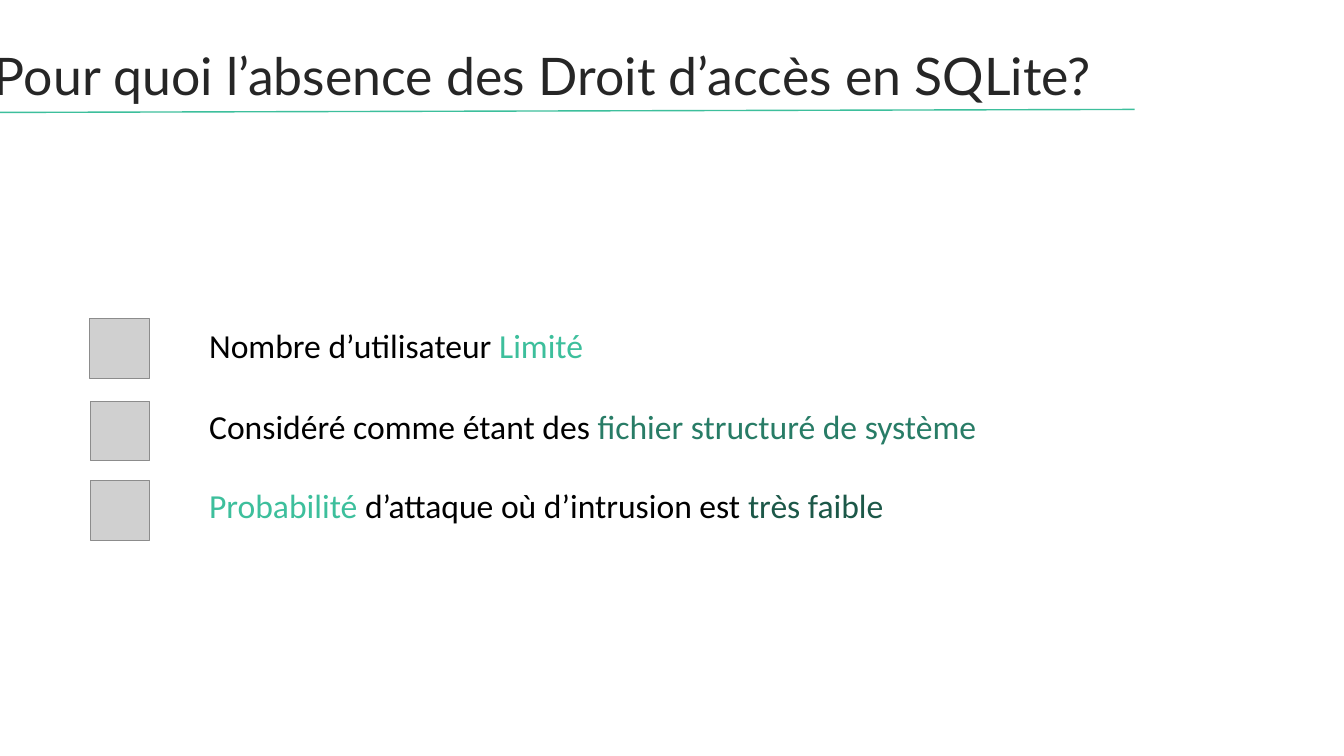
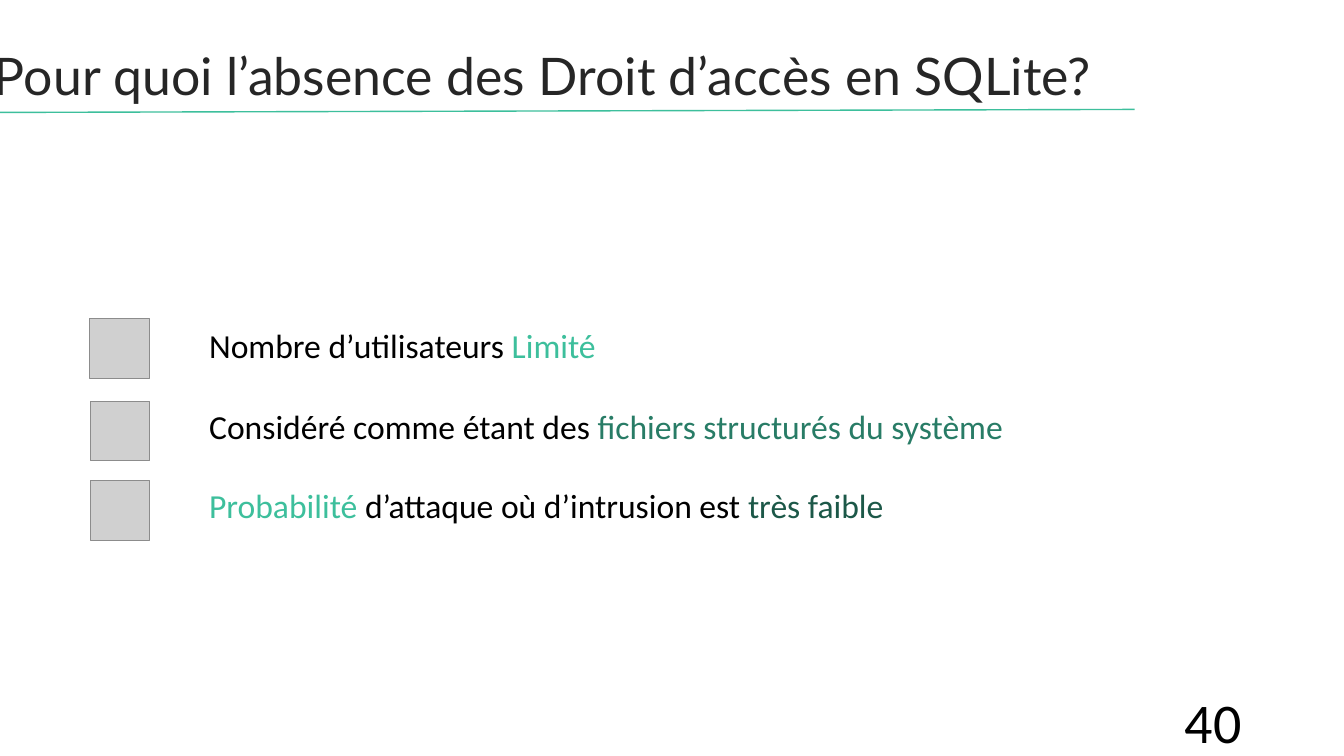
Before and after one commit to web-ai-master/academic-projects, a slide deck: slide 40 of Architecture SGBD/Project/presentation/Presentation-projet-SQLite.pptx. Drawn at 1344x756 pixels with LibreOffice and Linux fonts; fonts in the diff are those of the drawing; grey boxes stand for pictures. Boxes give left, top, right and bottom in pixels: in the first picture for what was removed or moved away, otherwise in the second. Text is boxed around its words. In the diff, an @@ line names an element or a change of style, - is before the commit and + after.

```diff
--- a/Architecture SGBD/Project/presentation/Presentation-projet-SQLite.pptx
+++ b/Architecture SGBD/Project/presentation/Presentation-projet-SQLite.pptx
@@ text at (x1=209, y1=334, x2=596, y2=359): text changed @@
-Nombre d’utilisateur Limité
+Nombre d’utilisateurs Limité
@@ text at (x1=209, y1=415, x2=1002, y2=445): text changed @@
-Considéré comme étant des fichier structuré de système
+Considéré comme étant des fichiers structurés du système
@@ page number added at (x1=1185, y1=706, x2=1242, y2=744), 40 pt, text #000000 @@
+40
```
Also in this commit, not shown: 46 other slides changed, 32 other files.
